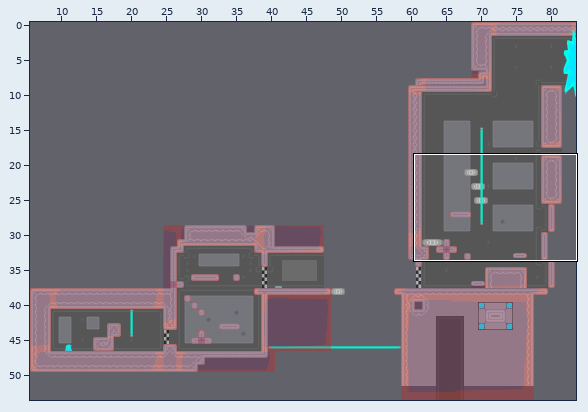
Tiled map -- assets/levels/race.tmx. Above, an overview of the earlier version with the close-up marked.
Close-up. Earlier state:
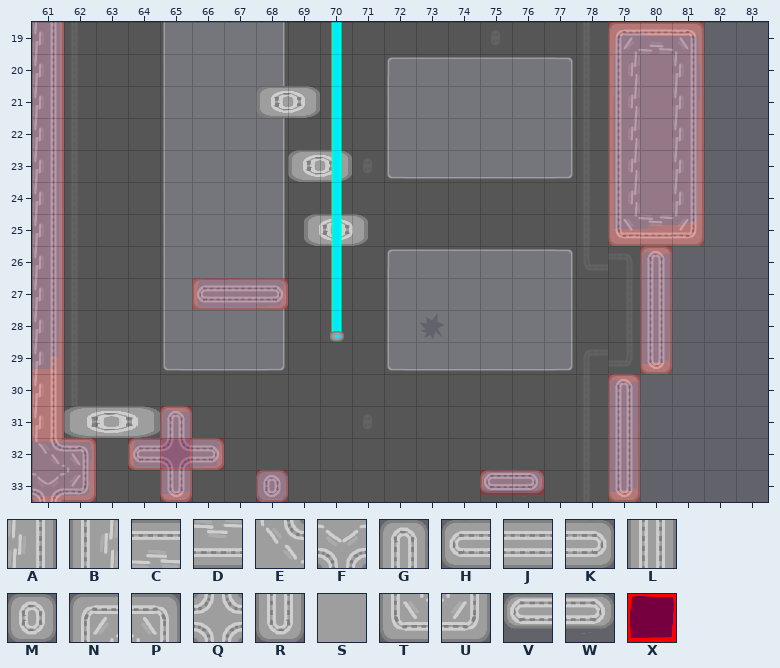
Cells are 64x64 px. Shown: x 61..83, y 19..33.
Key: from "alien": A 0, B 1, C 10, D 11, E 12, F 15, G 20, H 21, J 22, K 23, L 30, M 31, N 32, P 33, Q 35, R 40, S 41, T 42, U 43, V 47, W 48, X 99.
_ is an empty cell.
Objects are placed by their top-left corner, in cells (3,4 is the top-left corner of cell 3,4); size is 1x1 cell unless given.
Layers that did not change in this view are not listed.
Layer "walls" before, first column x 61:
19 A_________________NCP__
20 A_________________BSA__
21 A_________________BSA__
22 A_________________BSA__
23 A_________________BSA__
24 A_________________BSA__
25 A_________________TDU__
26 A__________________G___
27 A____HJK___________L___
28 A__________________L___
29 A__________________R___
30 A_________________G____
31 A___G_____________L____
32 EP_HQK____________L____
33 FU__R__M______VW__R____
Objects on layer "platforms" before:
M at 68,21 size 2x1
M at 69,23 size 2x1
M at 69.5,25 size 2x1
M at 62,31 size 3x1
Objects on layer "collisions" before:
X at 79,19 size 3x7
X at 66,27 size 3x1
X at 80,26 size 1x4
X at 60,9 size 2x23
X at 64,32 size 3x1
X at 75,33 size 2x0.8
X at 68,33
X at 65,31 size 1x3
X at 60,32 size 3x2
X at 79,30 size 1x4
The same view after the edit:
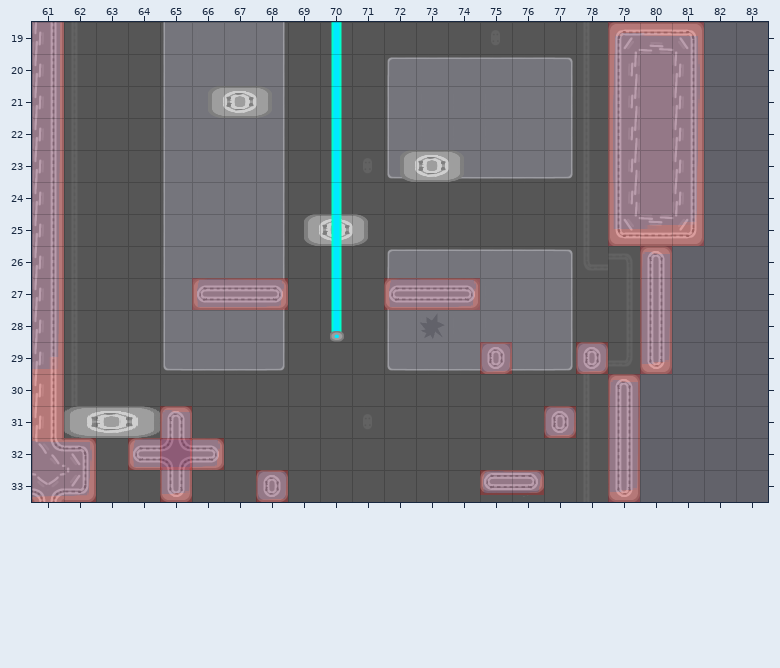
Diff:
Layer "platforms":
changed: M at 68,21 size 2x1 -> M at 66.5,21 size 2x1
changed: M at 69,23 size 2x1 -> M at 72.5,23 size 2x1
Layer "walls":
y 27: x 72..74 ___ -> HJK
y 29: x 75 _ -> M; x 78 _ -> M
y 31: x 77 _ -> M
Layer "collisions":
added: X at 72,27 size 3x1
added: X at 75,29
added: X at 78,29
added: X at 77,31
Where, in picture pixels (left, top, right, bottom), the same in both close-ups:
changed: (208, 86, 320, 118)
old place: (288, 150, 352, 182)
new place: (400, 150, 464, 182)
added: (384, 278, 480, 310)
added: (480, 342, 512, 374)
added: (576, 342, 608, 374)
added: (544, 406, 576, 438)
